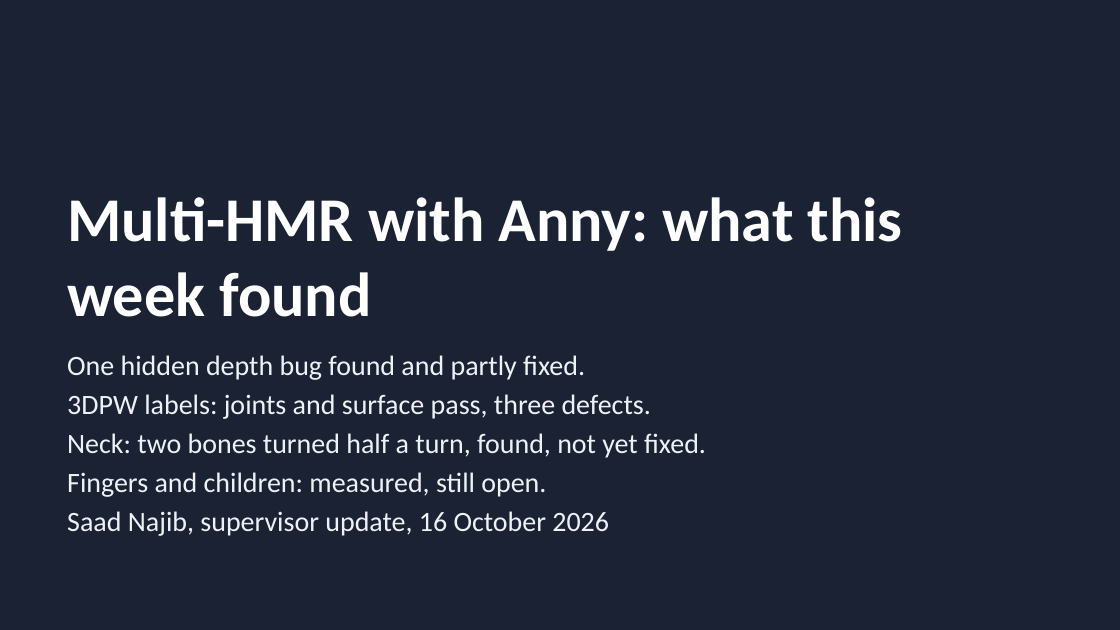
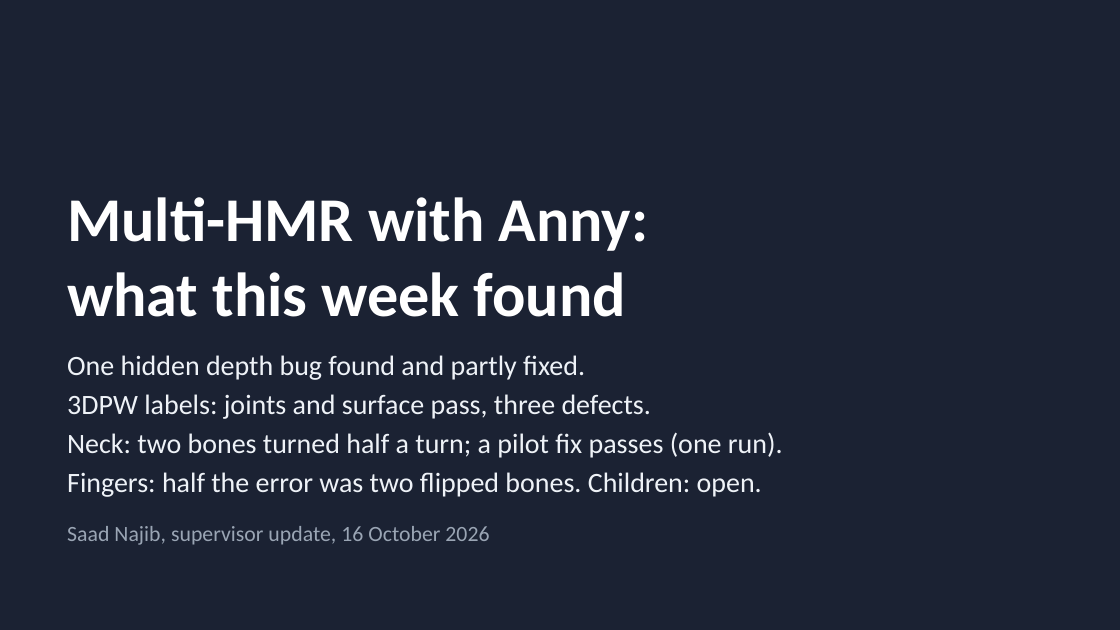
Before and after one commit to saadnajib/Multi-Person-Whole-Body-Human-Mesh-Recovery-in-a-Single-Shot-with-Annyone-dataset-and-3dpw-dataset, a slide deck: slide 1 of docs/supervisor_update_2026-10-16.pptx. Drawn at 1120x630 pixels with LibreOffice and Linux fonts; fonts in the diff are those of the drawing. Boxes give left, top, right and bottom in pixels: in the first picture for what was removed or moved away, otherwise in the second. Text is boxed around its words. In the diff, an @@ line names an element or a change of style, - is before the commit and + after.

```diff
--- a/docs/supervisor_update_2026-10-16.pptx
+++ b/docs/supervisor_update_2026-10-16.pptx
@@ title at [67, 197, 648, 317]: text changed @@
-Multi-HMR with Anny: what this week found
+Multi-HMR with Anny:
+what this week found
@@ text at [67, 432, 783, 497]: text changed @@
-Neck: two bones turned half a turn, found, not yet fixed.
-Fingers and children: measured, still open.
+Neck: two bones turned half a turn; a pilot fix passes (one run).
+Fingers: half the error was two flipped bones. Children: open.
@@ text at [67, 526, 489, 545]: size 18 to 14 pt, text colour #EEF2F7 to #9AA5B4 in "Saad Najib, supervisor update, 16 October 2026"; more space between paragraphs @@
```
Also in this commit, not shown: 8 other slides changed, 4 other files.
